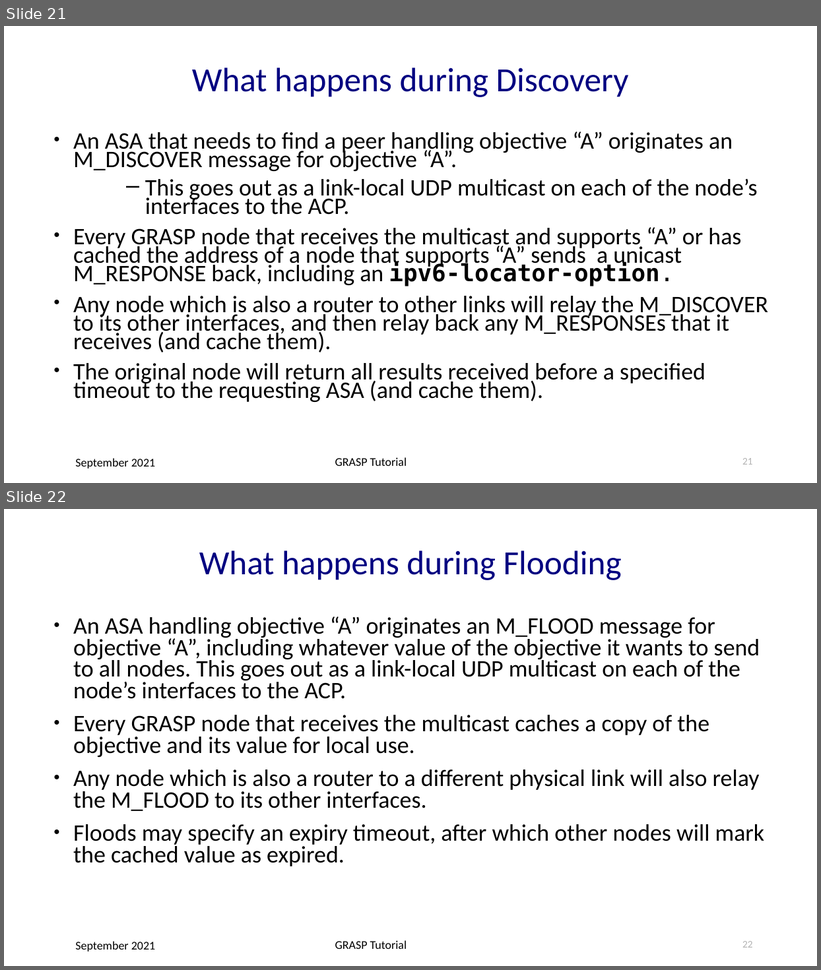
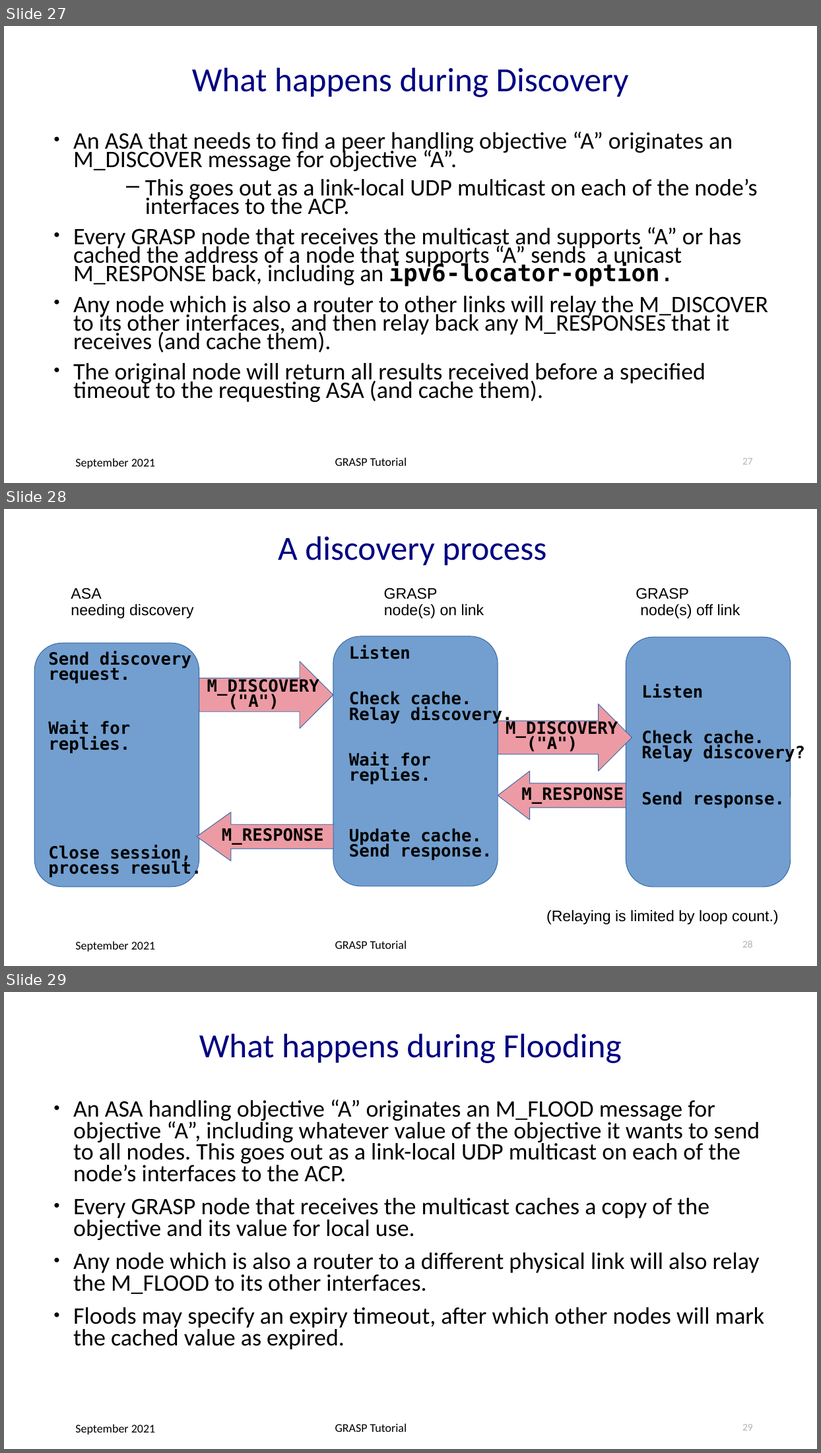
Before and after one commit to becarpenter/graspdoc, a slide deck: GRASP-tutorial.ppt. Shown one above the other, each under a label of ours: slides 21 and 22 before the commit, slides 27, 28 and 29 after it. The pictures are 821x970 and 821x1453 pixels, drawn with LibreOffice and Linux fonts; fonts in the diff are those of the drawing. Boxes give left, top, right and bottom in pixels: in the first picture for what was removed or moved away, otherwise in the second. Text is boxed around its words. In the diff, an @@ line names an element or a change of style, - is before the commit and + after.

```diff
--- a/GRASP-tutorial.ppt
+++ b/GRASP-tutorial.ppt
@@ slide 28 added at [4, 509, 817, 966], background #FFFFFF; not listed: 2 template elements that a slide beside it also shows @@
@@ title added at [278, 536, 547, 566], 40 pt, text #000080 @@
+A discovery process
@@ text added at [71, 588, 741, 619], 18 pt, text #000000 @@
+ASA GRASP GRASP
+needing discovery node(s) on link node(s) off link
@@ freeform shape added at [34, 643, 199, 887], fill #729FCF, outline #3465A4 0.74 pt, 20 pt, text #000000, bold @@
+Send discovery
+request.
+Wait for
+replies.
+Close session,
+process result.
@@ freeform shape added at [333, 636, 498, 887], fill #729FCF, outline #3465A4 0.74 pt, 20 pt, text #000000, bold @@
+Listen
+Check cache.
+Relay discovery.
+Wait for
+replies.
+Update cache.
+Send response.
@@ freeform shape added at [626, 637, 790, 887], fill #729FCF, outline #3465A4 0.74 pt, 20 pt, text #000000, bold @@
+Listen
+Check cache.
+Relay discovery?
+Send response.
@@ right arrow added at [199, 661, 333, 728], fill #EC9BA4, outline #3465A4 0.74 pt, 20 pt, text #000000, bold @@
+M_DISCOVERY
+("A")
@@ right arrow added at [498, 704, 632, 771], fill #EC9BA4, outline #3465A4 0.74 pt, 20 pt, text #000000, bold @@
+M_DISCOVERY
+("A")
@@ left arrow added at [498, 771, 626, 820], fill #EC9BA4, outline #3465A4 0.74 pt, 20 pt, text #000000, bold @@
+M_RESPONSE
@@ left arrow added at [197, 813, 333, 861], fill #EC9BA4, outline #3465A4 0.74 pt, 20 pt, text #000000, bold @@
+M_RESPONSE
@@ text added at [547, 910, 779, 925], 18 pt, text #000000 @@
+(Relaying is limited by loop count.)
@@ page number added at [743, 941, 753, 948], 12 pt, text #B2B2B2 @@
+28
@@ what was slide 21 is now slide 27 @@
@@ page number at [743, 458, 753, 465]: text changed @@
-21
+27
@@ what was slide 22 is now slide 29 @@
@@ page number at [743, 1424, 753, 1431]: text changed @@
-22
+29
```
Also in this commit, not shown: 4 slides changed, 11 other slides added, 2 other files.
